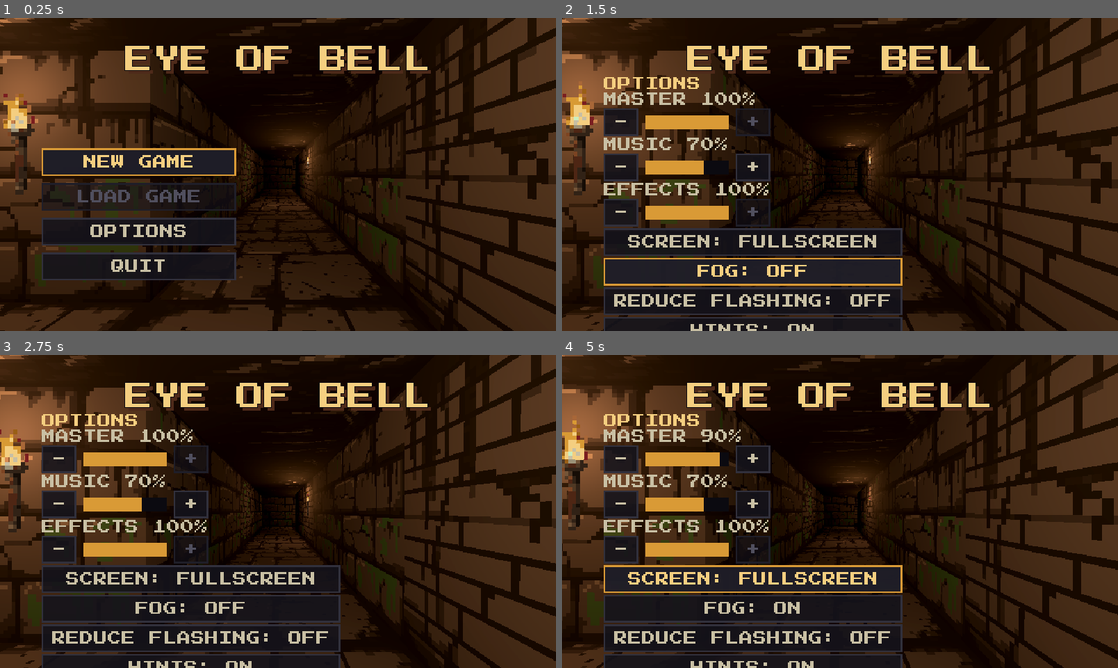
Above: before the commit, frames 1-4 (two rows, left to right).
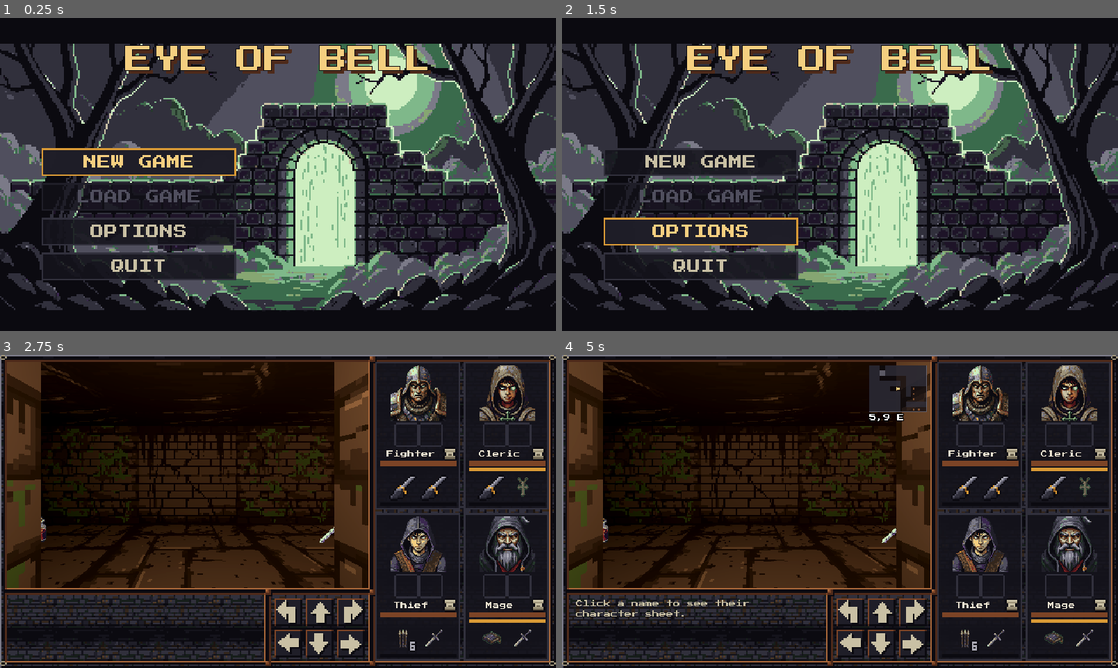
Above: after the commit, the same moments.

Repository: XrNrX/eye-of-bell
Game: Godot game, scene res://scenes/main_menu.tscn
Same seed, same stepped clock (60 frames per second), same inputs: the game is played once before the commit and once after it. Sound files missing from this copy of the repository are replaced by a short silence.
Inputs (mouse positions are in pixels of both pictures, inside the frame that each line leads up to):
- Up to frame 1 (0.25 s): no input
- Up to frame 2 (1.5 s): click "OPTIONS" at 0.5 s; click (840, 280) at 1.25 s, where only the run after the commit has a clickable "BACK"
- Up to frame 3 (2.75 s): click (139, 498) at 2 s, where only the run after the commit has a clickable "NEW GAME"
- Up to frame 4 (5 s): tap Enter at 2.75 s; move the mouse to (962, 495) at 2.77 s; hold Right (ui_right) 2.78-3.5 s; tap Tab at 2.85 s; click (962, 495) at 2.92 s; click (623, 458) at 3.5 s, where only the run before the commit has a clickable "-"; drag from (728, 527) to (812, 574) at 4.27 s

The runs differ from the first frame. In frame 1, 71% of the frame differs, in the area x 0-100%, y 0-100%; in frame 2, 75%; in frame 3, 69%; in frame 4, 70%.

Commit message:
UI art pass: PixelLab title screen as the menu backdrop, blackened-brick panel wells, rusted-iron lips/arrows/slots, corner skulls; Options fits the screen
Co-Authored-By: Claude Sonnet 5.5 <noreply@anthropic.com>

Diff:
--- a/scripts/main_menu.gd
+++ b/scripts/main_menu.gd
@@ -18,6 +18,7 @@
 ## a palette-coloured drop shadow. All colours are the game's palette.
 
 const MAIN_SCENE := "res://scenes/main.tscn"
+const TITLE_ART := "res://art/ui/title.png"
 const SaveGame := preload("res://scripts/save_game.gd")
 const Settings := preload("res://scripts/settings.gd")
 const SpellEffectsConfig := preload("res://scripts/spell_effects_config.gd")
@@ -65,8 +66,9 @@
 var rows := {}
 var current_kind := "master"
 var fog_button: Button      # "FOG: ON" / "FOG: OFF".
-var flash_button: Button    # "REDUCE FLASHING: ON" / "REDUCE FLASHING: OFF".
+var flash_button: Button    # "FLASHING: REDUCED" / "FLASHING: NORMAL".
 var hints_button: Button    # "HINTS: ON" / "HINTS: OFF".
+var options_panel: Panel    # The dark panel behind the Options screen.
 var display_button: Button  # "SCREEN: FULLSCREEN" / "SCREEN: WINDOWED", built in _build_display_button.
 
 var time := 0.0
@@ -75,6 +77,7 @@
 
 func _ready() -> void:
 	Settings.apply()
+	_show_title_art()
 	root_ui.theme = _make_theme()
 	options_title.add_theme_color_override("font_color", TORCH_300)
 	_style_title()
@@ -90,6 +93,7 @@
 	_build_fog_button()
 	_build_flash_button()
 	_build_hints_button()
+	_arrange_options()
 	new_game_button.pressed.connect(_on_new_game_pressed)
 	load_button.pressed.connect(_on_load_pressed)
 	options_button.pressed.connect(_show_options.bind(true))
@@ -140,6 +144,9 @@
 func _show_options(open: bool) -> void:
 	menu_box.visible = not open
 	options_box.visible = open
+	if options_panel:
+		options_panel.visible = open
+	title.visible = not open  # The Options panel covers the title.
 	(back_button if open else options_button).grab_focus()  # (+ and - may be greyed out; the keys work anyway)
 
 
@@ -186,6 +193,37 @@
 	flash_button.pressed.connect(_click)
 
 
+## Lay the Options screen out so it fits 640x360 with all its switches: the four toggles (screen, fog, flashing,
+## hints) sit in two columns, and a dark panel behind makes the text readable over the title picture.
+func _arrange_options() -> void:
+	options_box.offset_left = 48.0
+	options_box.offset_top = 44.0
+	options_box.offset_right = 592.0
+	options_box.offset_bottom = 348.0
+	var grid := GridContainer.new()
+	grid.columns = 2
+	grid.add_theme_constant_override("h_separation", 8)
+	grid.add_theme_constant_override("v_separation", 2)
+	options_box.add_child(grid)
+	options_box.move_child(grid, back_button.get_index())
+	for b in [display_button, fog_button, flash_button, hints_button]:
+		b.reparent(grid)
+		b.size_flags_horizontal = Control.SIZE_EXPAND_FILL
+	var panel := Panel.new()
+	var box := StyleBoxFlat.new()
+	box.bg_color = Color(STONE_900.r, STONE_900.g, STONE_900.b, 0.9)
+	box.border_color = Color("7c4426")  # Palette rust_500: rusted iron.
+	box.set_border_width_all(2)
+	panel.add_theme_stylebox_override("panel", box)
+	panel.mouse_filter = Control.MOUSE_FILTER_IGNORE
+	panel.position = Vector2(32, 28)
+	panel.size = Vector2(576, 324)
+	panel.visible = false
+	root_ui.add_child(panel)
+	root_ui.move_child(panel, options_box.get_index())  # Behind the options.
+	options_panel = panel
+
+
 ## The "show hints" switch: first-time tips such as how to open the character sheet.
 func _build_hints_button() -> void:
 	hints_button = back_button.duplicate()
@@ -198,6 +236,28 @@
 	hints_button.pressed.connect(_click)
 
 
+## The title screen picture (art/ui/title.png, 320x180 drawn at 2x: the entrance to a cursed dungeon at night)
+## is the menu's backdrop. The 3D corridor (the game's own level builder) is kept in the scene, hidden and not
+## rendering, as the fallback if the picture is missing.
+func _show_title_art() -> void:
+	if not ResourceLoader.exists(TITLE_ART):
+		return
+	var art := TextureRect.new()
+	art.name = "TitleArt"
+	art.texture = load(TITLE_ART)
+	art.position = Vector2.ZERO
+	art.size = Vector2(640, 360)
+	art.expand_mode = TextureRect.EXPAND_IGNORE_SIZE
+	art.stretch_mode = TextureRect.STRETCH_SCALE
+	art.texture_filter = CanvasItem.TEXTURE_FILTER_NEAREST
+	art.mouse_filter = Control.MOUSE_FILTER_IGNORE
+	var backdrop: Node = get_node("View/Backdrop")
+	backdrop.get_parent().add_child(art)
+	backdrop.get_parent().move_child(art, backdrop.get_index() + 1)
+	backdrop.visible = false
+	get_node("View/Backdrop/Port").render_target_update_mode = SubViewport.UPDATE_DISABLED
+
+
 ## Glow and fog on the backdrop's environment, from data/spell_effects.tres and the Options switch.
 func _apply_look() -> void:
 	var world_env := get_node_or_null("View/Backdrop/Port/WorldEnvironment")
@@ -207,7 +267,7 @@
 
 func _refresh_display() -> void:
 	fog_button.text = "FOG: ON" if Settings.fog else "FOG: OFF"
-	flash_button.text = "REDUCE FLASHING: ON" if Settings.reduce_flashing else "REDUCE FLASHING: OFF"
+	flash_button.text = "FLASHING: REDUCED" if Settings.reduce_flashing else "FLASHING: NORMAL"
 	hints_button.text = "HINTS: ON" if Settings.show_hints else "HINTS: OFF"
 	display_button.text = "SCREEN: FULLSCREEN" if Settings.fullscreen else "SCREEN: WINDOWED"
 
Binary file changed: art/ui/arrow_down.png
Binary file changed: art/ui/arrow_down_pressed.png
Binary file changed: art/ui/arrow_left.png
Binary file changed: art/ui/arrow_left_pressed.png
Binary file changed: art/ui/arrow_right.png
Binary file changed: art/ui/arrow_right_pressed.png
Binary file changed: art/ui/arrow_turn_left.png
Binary file changed: art/ui/arrow_turn_left_pressed.png
Binary file changed: art/ui/arrow_turn_right.png
Binary file changed: art/ui/arrow_turn_right_pressed.png
Binary file changed: art/ui/arrow_up.png
Binary file changed: art/ui/arrow_up_pressed.png
(and 7 more such lines)
